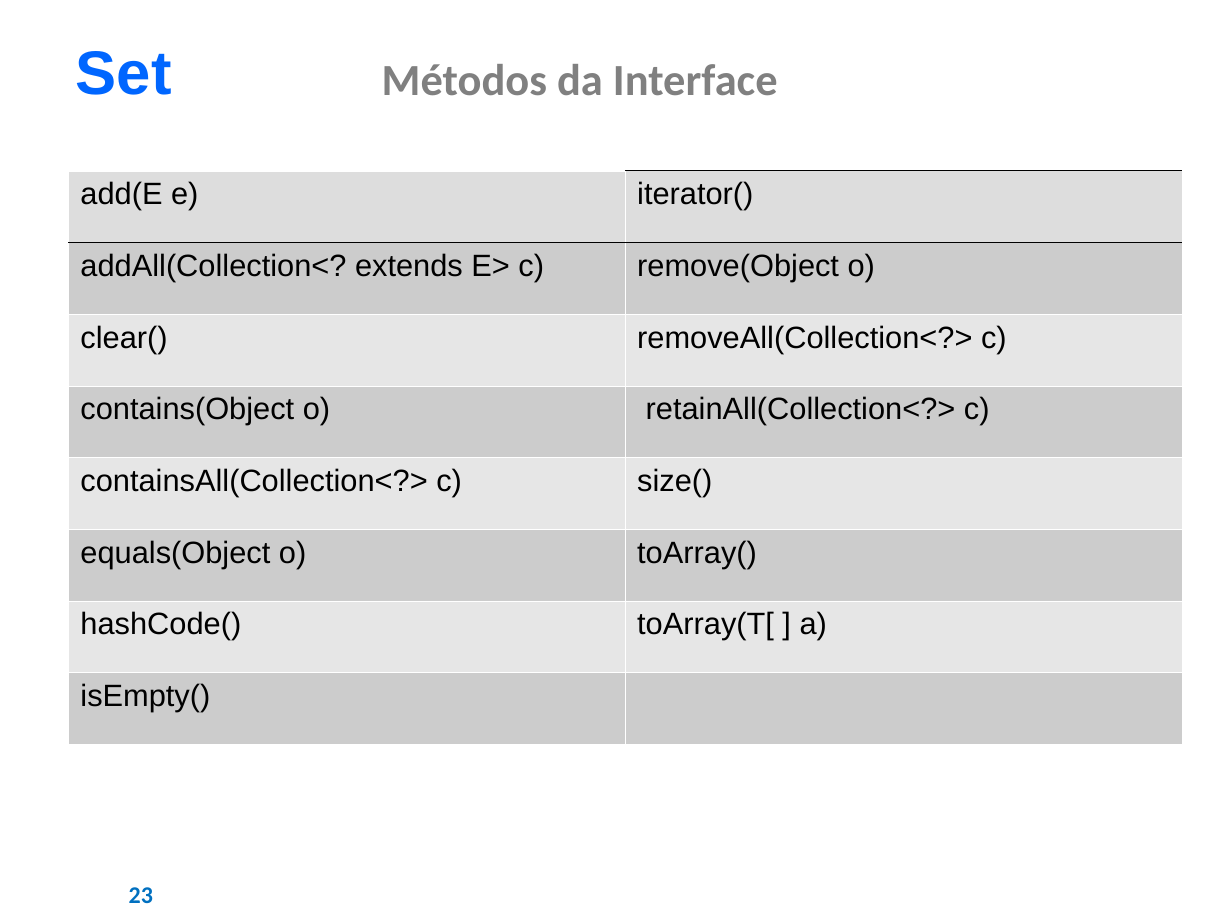
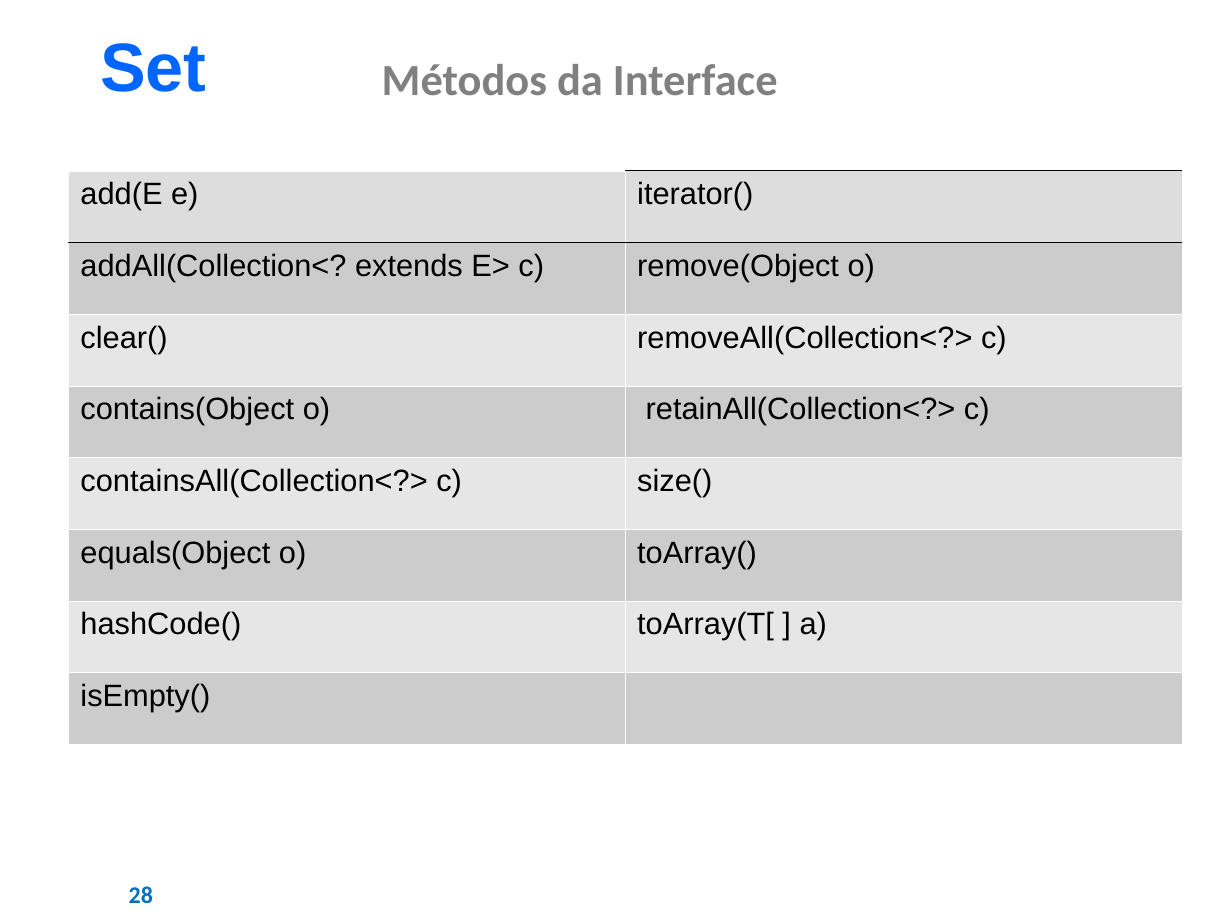
Before and after one commit to AJKFreitas/collections-learning, a slide deck: slide 28 of Estudos - Collections Framework.pptx (slide 23 before the commit). Drawn at 1232x924 pixels with LibreOffice and Linux fonts; fonts in the diff are those of the drawing; background and template pictures are left out. Boxes give left, top, right and bottom in pixels: in the first picture for what was removed or moved away, otherwise in the second. Text is boxed around its words. In the diff, an @@ line names an element or a change of style, - is before the commit and + after.

```diff
--- a/Estudos - Collections Framework.pptx
+++ b/Estudos - Collections Framework.pptx
@@ text "Set": place and size @@
-text "Set" at [76,51,172,95]
+text "Set" at [100,43,206,92]
@@ text "Set" at [100,43,206,92]: size 36 to 40 pt @@
@@ page number at [129,886,153,903]: text changed @@
-23
+28
```
Also in this commit, not shown: 37 other slides changed, 8 slides added, 3 slides removed, 52 other files.
